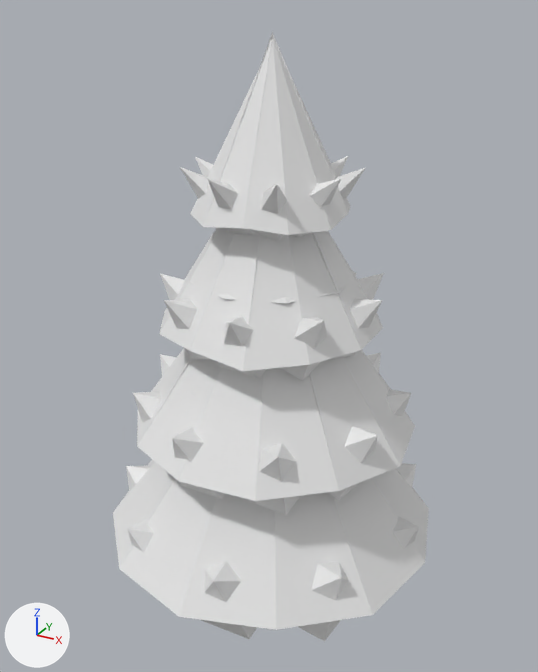
The glTF model models/world/tree-snowpine.glb as it was, and as the next commit left it.
Before and after are seen from a camera (50 mm lens) standing at (3.68, -6.77, 7.38) and looking at (-0.1, 0.11, 3.94). Every picture has the same lights, and +X, +Y and +Z are marked at lower left. The first picture is the older version. Vertices at exactly the same position are counted once.

Objects in the first picture: 'tree-snowpine'.
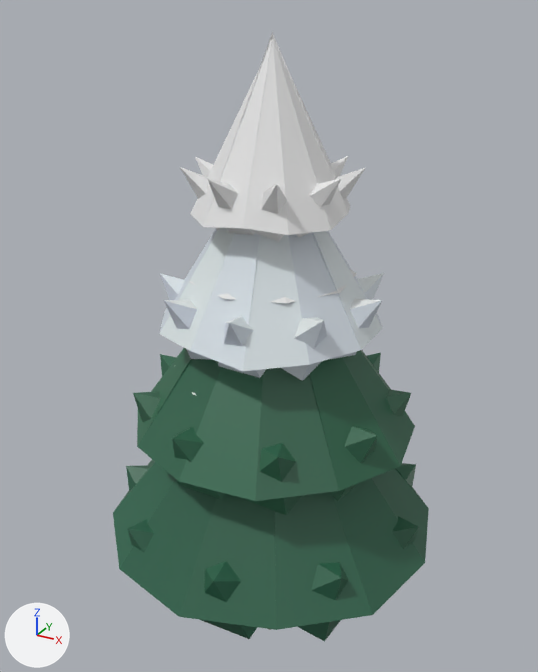
Diff of the bpy script that builds the scene:
```diff
--- a/models/world/tree-snowpine.glb.py
+++ b/models/world/tree-snowpine.glb.py
@@ mat_vc @@
 n0 = _N.new('ShaderNodeBsdfPrincipled'); n0.name = 'Principled BSDF'
 n1 = _N.new('ShaderNodeOutputMaterial'); n1.name = 'Material Output'
+n2 = _N.new('ShaderNodeMix'); n2.name = 'Mix'
+n2.data_type = 'RGBA'
+n2.blend_type = 'MULTIPLY'
+n2.inputs[0].default_value = 1.0  # 'Factor'
+n2.inputs[7].default_value = (0.8, 0.8, 0.8, 1.0)  # 'B', white #e7e7e7
+n3 = _N.new('ShaderNodeVertexColor'); n3.name = 'Color Attribute'
 _L.new(n0.outputs[0], n1.inputs[0])  # 'BSDF' to 'Surface'
+_L.new(n2.outputs[2], n0.inputs[0])  # 'Result' to 'Base Color'
+_L.new(n3.outputs[0], n2.inputs[6])  # 'Color' to 'A'
@@ me_mesh_0 @@
 me_mesh_0.from_pydata(...)  # 506 vertices, 840 faces; spans x -1.98..1.99, y -2.01..2.02, z 0.0..7.19
 # used by ob_tree_snowpine; location = (0.0, 0.0, 0.0)
+# me_mesh_0 part 1: vertex colours changed
 me_mesh_0.materials.append(mat_vc)
```

What differs and where, as boxes (x1, y1, x2, y2) in the pictures (538 x 672 px):
'tree-snowpine', recoloured (darker)
    both: (113, 239, 429, 642)
